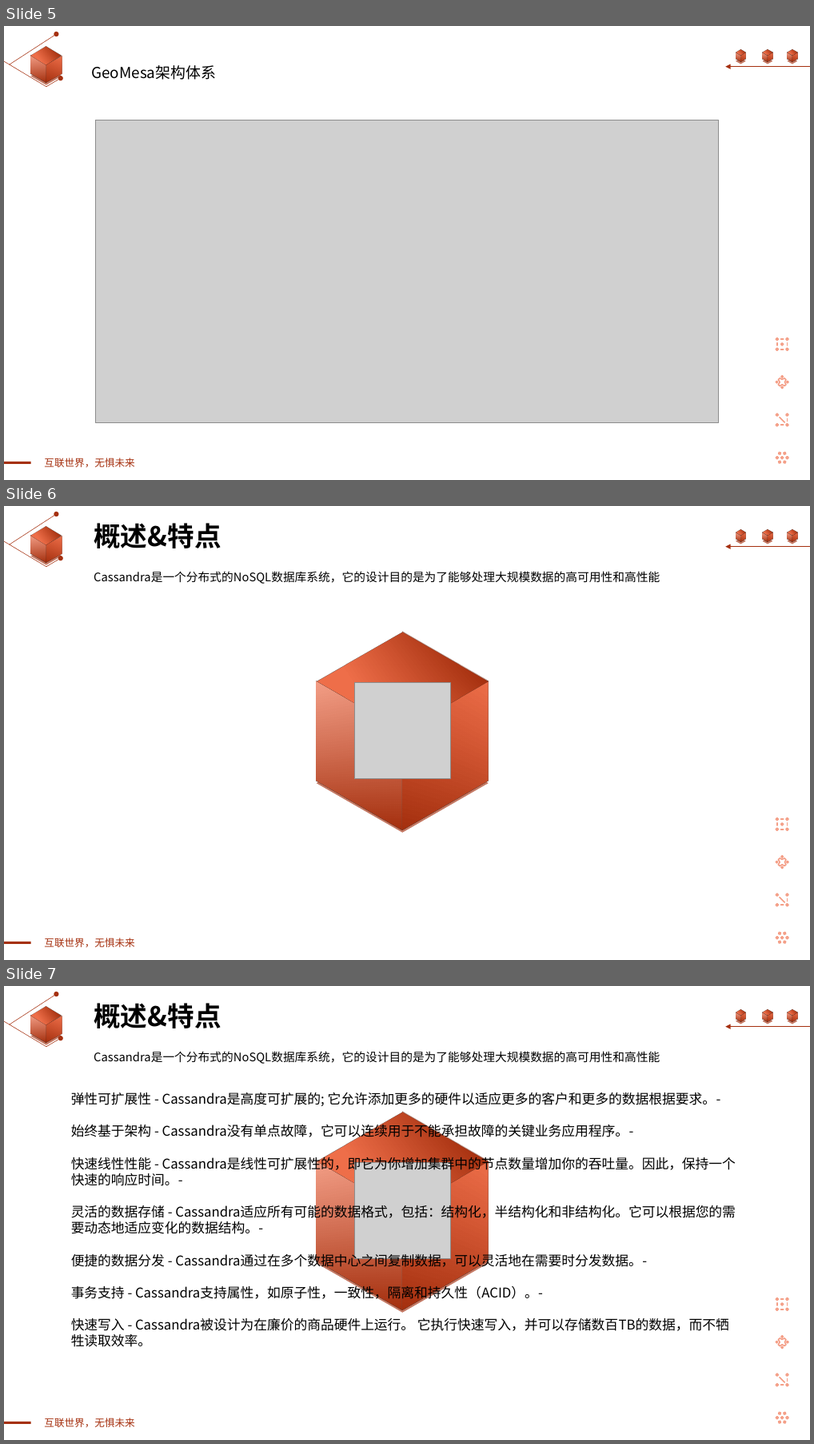
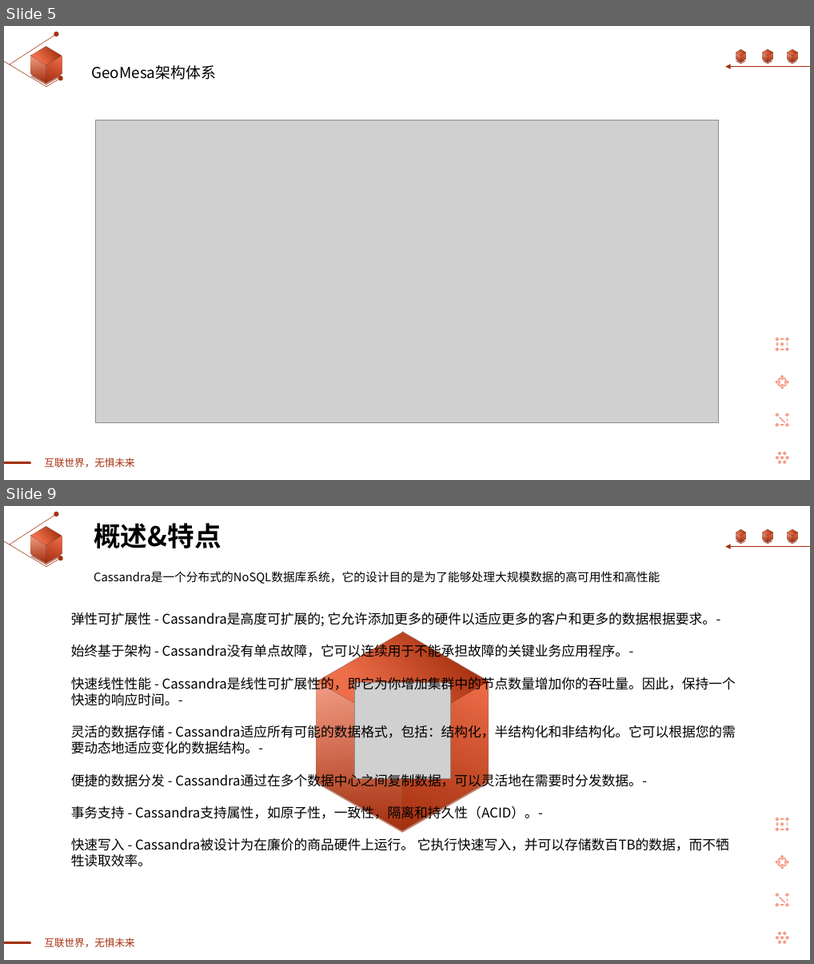
Before and after one commit to linkongluyin/linkongluyin, a slide deck: LearningPPT/1-2302250ZU6.pptx. Shown one above the other, each under a label of ours: slides 5, 6 and 7 before the commit, slides 5 and 9 after it; the slides between them are not shown. The pictures are 814x1444 and 814x964 pixels, drawn with LibreOffice and Linux fonts; fonts in the diff are those of the drawing; grey boxes stand for pictures. Boxes give left, top, right and bottom in pixels: in the first picture for what was removed or moved away, otherwise in the second. Text is boxed around its words. In the diff, an @@ line names an element or a change of style, - is before the commit and + after.

```diff
--- a/LearningPPT/1-2302250ZU6.pptx
+++ b/LearningPPT/1-2302250ZU6.pptx
@@ slide 6 removed at [4, 506, 810, 960], background #FFFFFF; not listed: 73 template elements that a slide beside it also shows @@
@@ text removed at [94, 523, 221, 548] @@
-概述&特点
@@ text removed at [94, 571, 660, 584] @@
-Cassandra是一个分布式的NoSQL数据库系统，它的设计目的是为了能够处理大规模数据的高可用性和高性能
@@ group removed at [298, 620, 506, 841]: 6 rectangles, 2 lines @@
@@ picture removed at [355, 683, 451, 779] @@
@@ what was slide 7 is now slide 9 @@
```
Also in this commit, not shown: 2 slides changed, 14 slides added, 15 other slides removed, 23 other files.
